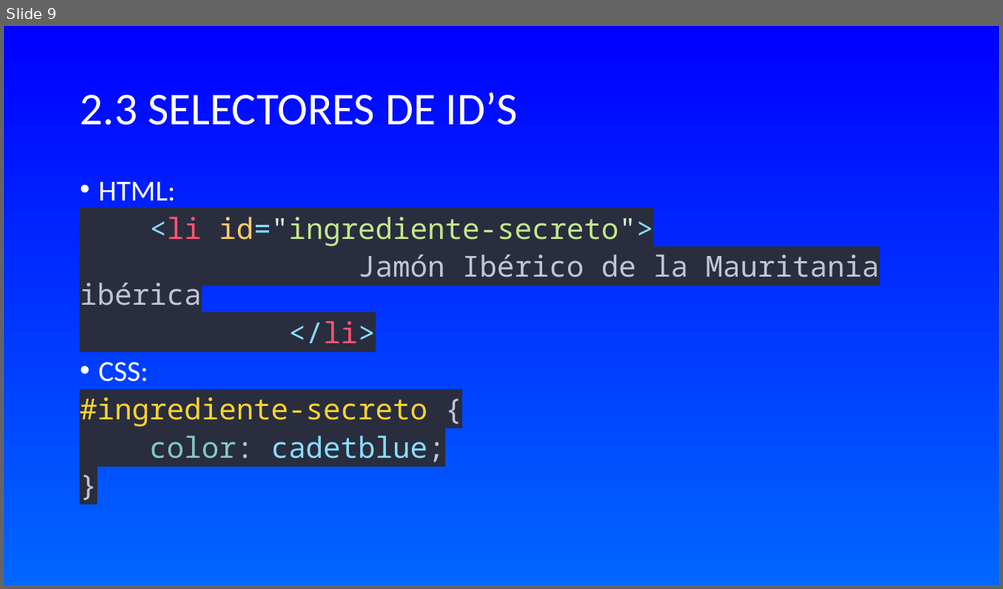
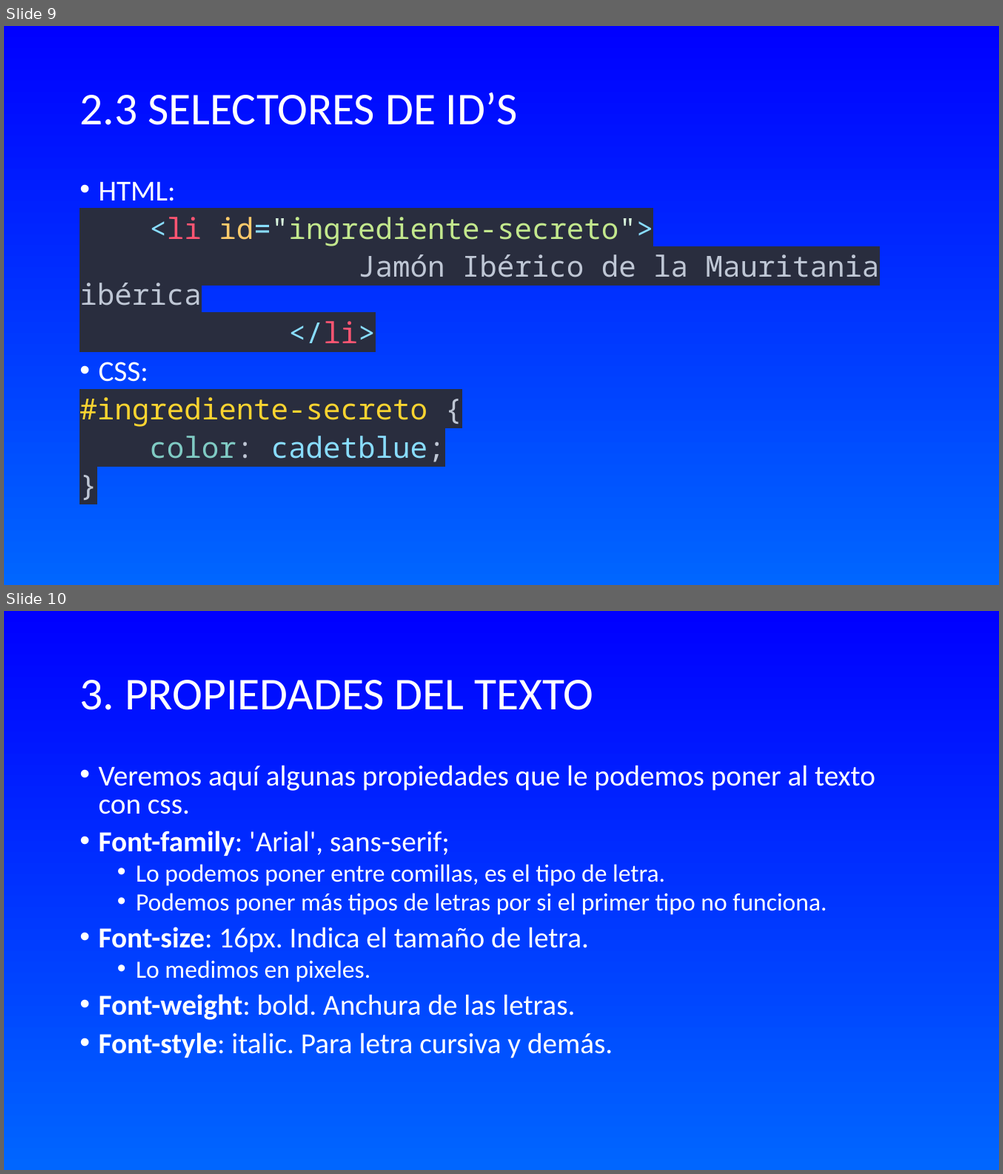
Before and after one commit to WalterDeRacagua/Curso-de-HTML-y-CSS, a slide deck: CSS/TEORÍA/INTRODUCCIÓN A CSS.odp. Shown one above the other, each under a label of ours: slide 9 before the commit, slides 9 and 10 after it. The pictures are 1003x589 and 1003x1174 pixels, drawn with LibreOffice and Linux fonts; fonts in the diff are those of the drawing. Boxes give left, top, right and bottom in pixels: in the first picture for what was removed or moved away, otherwise in the second. Text is boxed around its words. In the diff, an @@ line names an element or a change of style, - is before the commit and + after.

```diff
--- a/CSS/TEORÍA/INTRODUCCIÓN A CSS.odp
+++ b/CSS/TEORÍA/INTRODUCCIÓN A CSS.odp
@@ slide 10 added at [4,611,999,1170], background gradient #0000FF to #0066FF @@
@@ title added at [79,680,594,710], 44 pt, text #FFFFFF @@
+3. PROPIEDADES DEL TEXTO
@@ text added at [99,765,875,1059], 28 pt, text #FFFFFF @@
+• Veremos aquí algunas propiedades que le podemos poner al texto con css.
+• Font-family: 'Arial', sans-serif;
+  • Lo podemos poner entre comillas, es el tipo de letra.
+  • Podemos poner más tipos de letras por si el primer tipo no funciona.
+• Font-size: 16px. Indica el tamaño de letra.
+  • Lo medimos en pixeles.
+• Font-weight: bold. Anchura de las letras.
+• Font-style: italic. Para letra cursiva y demás.
```
Also in this commit, not shown: 1 slide changed, 14 other slides added.
